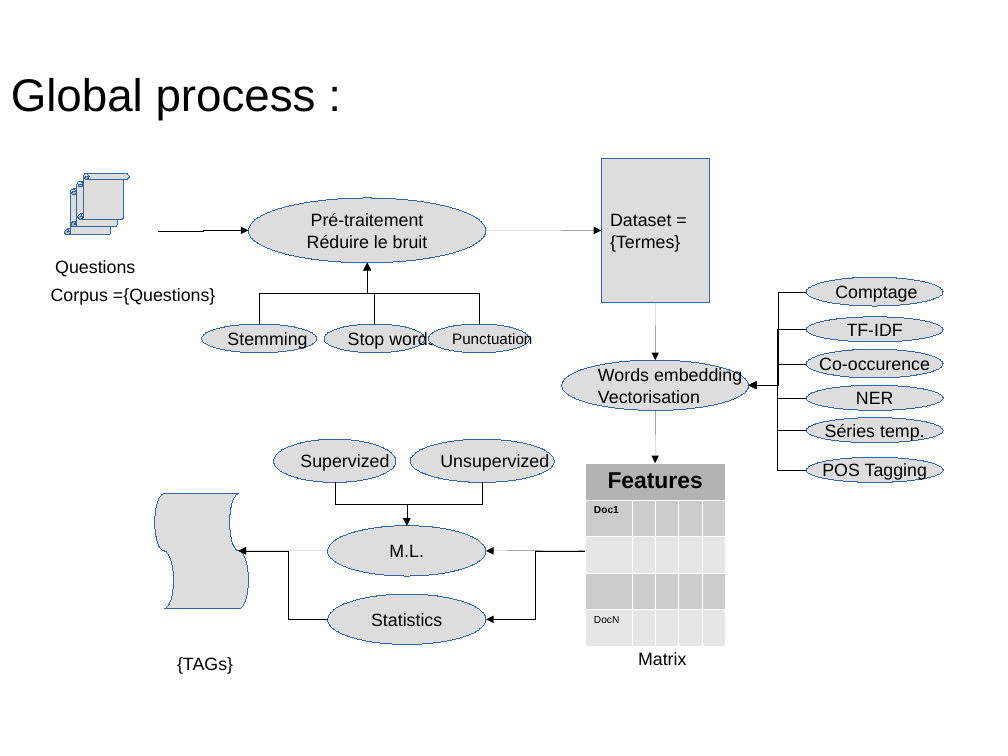
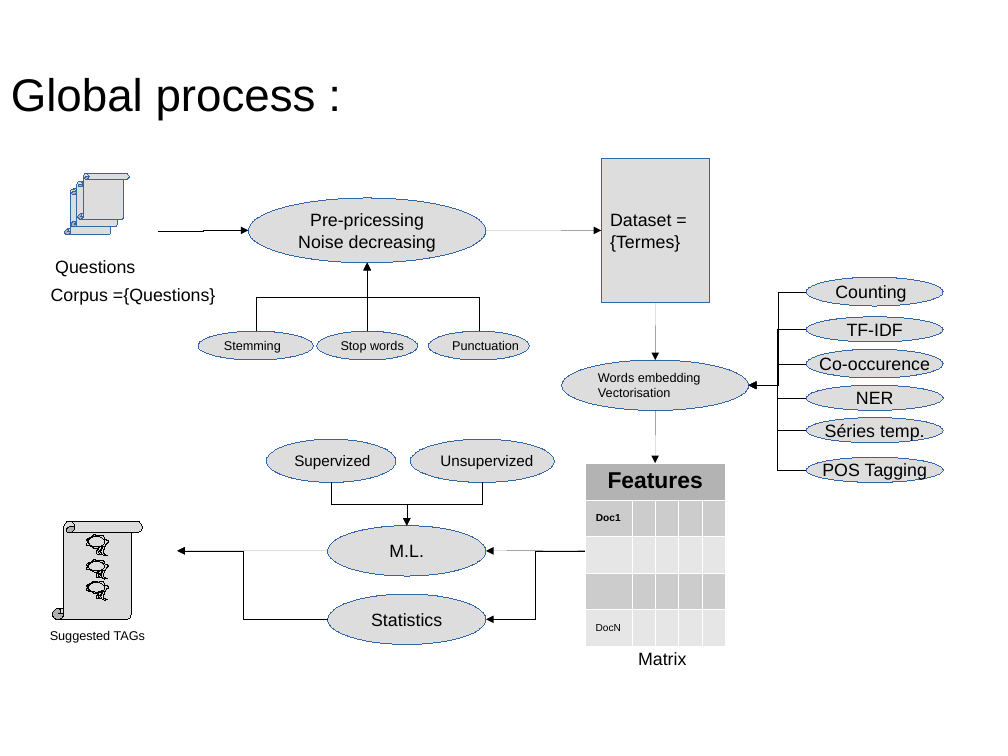
Before and after one commit to dataforcast/OC_Datascientist, a slide deck: slide 11 of P6/report/Openclassrooms_ParcoursDatascientist_P6-V1.odp (slide 9 before the commit). Drawn at 1008x756 pixels with LibreOffice and Linux fonts; fonts in the diff are those of the drawing; background and template pictures are left out. Boxes give left, top, right and bottom in pixels: in the first picture for what was removed or moved away, otherwise in the second. Text is boxed around its words. In the diff, an @@ line names an element or a change of style, - is before the commit and + after.

Commit message:
P6 : unsupervized methods : LDA measurement for BOW and TFIDF; presentation update; Stat methods: baseline measurement

```diff
--- a/P6/report/Openclassrooms_ParcoursDatascientist_P6-V1.odp
+++ b/P6/report/Openclassrooms_ParcoursDatascientist_P6-V1.odp
@@ text in ellipse at bbox=[298, 213, 436, 252]: text changed @@
-Pré-traitement
-Réduire le bruit
+Pre-pricessing
+Noise decreasing
@@ elbow arrow moved from (259, 324) - (368, 263) to (256, 331) - (368, 263) @@
@@ elbow arrow moved from (479, 324) - (368, 263) to (479, 331) - (368, 263) @@
@@ elbow arrow moved from (374, 324) - (368, 263) to (368, 331) - (368, 263) @@
@@ text in ellipse at bbox=[835, 285, 906, 302]: text changed @@
-Comptage
+Counting
@@ ellipse "Stemming": place and size @@
-ellipse "Stemming" at bbox=[202, 324, 317, 352]
+ellipse "Stemming" at bbox=[198, 331, 314, 359]
@@ size 14 to 10 pt in 3 elements at bbox=[562, 360, 749, 411], bbox=[198, 331, 314, 359], bbox=[316, 331, 417, 359] @@
@@ ellipse "Stop words": place and size @@
-ellipse "Stop words" at bbox=[324, 324, 424, 352]
+ellipse "Stop words" at bbox=[316, 331, 417, 359]
@@ ellipse "Punctuation": place and size @@
-ellipse "Punctuation" at bbox=[429, 324, 530, 352]
+ellipse "Punctuation" at bbox=[429, 331, 530, 359]
@@ ellipse "Punctuation" at bbox=[429, 331, 530, 359]: size 12 to 10 pt @@
@@ ellipse "Supervized" at bbox=[266, 439, 396, 482]: size 14 to 12 pt @@
@@ ellipse "Supervized": place and size @@
-ellipse "Supervized" at bbox=[273, 439, 396, 482]
+ellipse "Supervized" at bbox=[266, 439, 396, 482]
@@ ellipse "Unsupervized" at bbox=[411, 439, 554, 482]: size 14 to 12 pt @@
@@ table at bbox=[585, 463, 727, 638] @@
@@ alignment left to centre @@
@@ flow chart punched tape removed at bbox=[155, 493, 248, 608] @@
@@ elbow arrow moved from (335, 483) - (407, 526) to (331, 483) - (407, 526) @@
@@ elbow arrow moved from (327, 619) - (239, 551) to (327, 619) - (177, 551) @@
@@ arrow moved from (327, 551) - (239, 551) to (327, 551) - (177, 551) @@
@@ group added at bbox=[52, 521, 142, 620]: 3 freeform shapes, 1 vertical scroll @@
@@ text "Suggested TAGs" at bbox=[50, 630, 145, 643]: vertical alignment middle to bottom @@
@@ text at bbox=[50, 630, 145, 643]: text changed; size 14 to 10 pt @@
-{TAGs}
+Suggested TAGs
```
Also in this commit, not shown: 4 other slides changed, 6 slides added, 1 slide removed, 6 other files.
